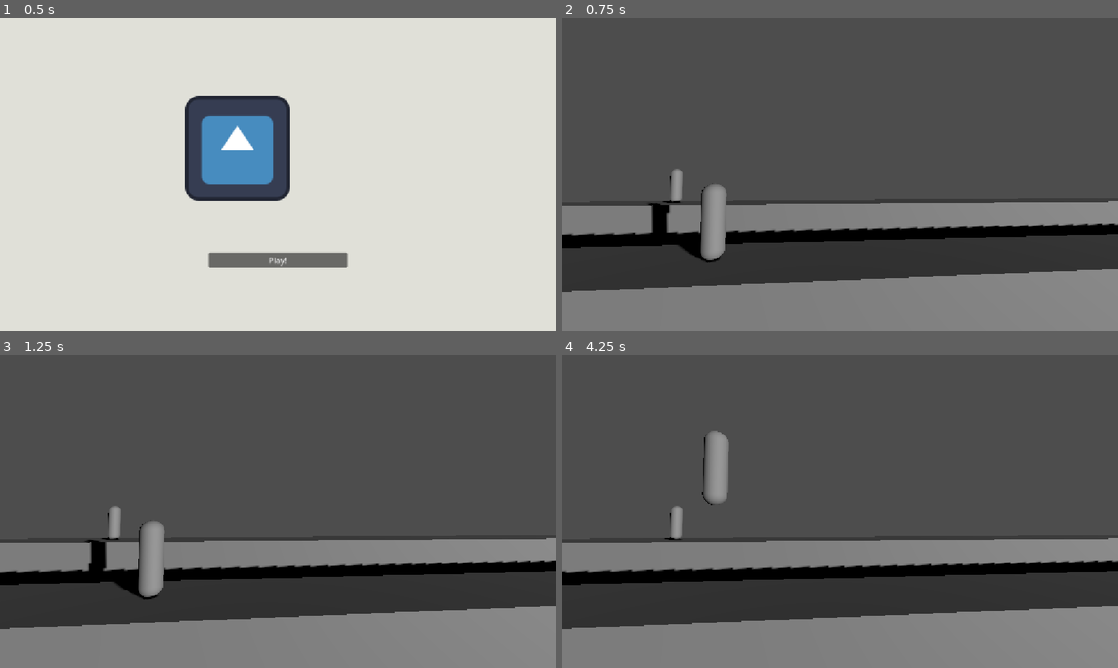
Above: before the commit, frames 1-4 (two rows, left to right).
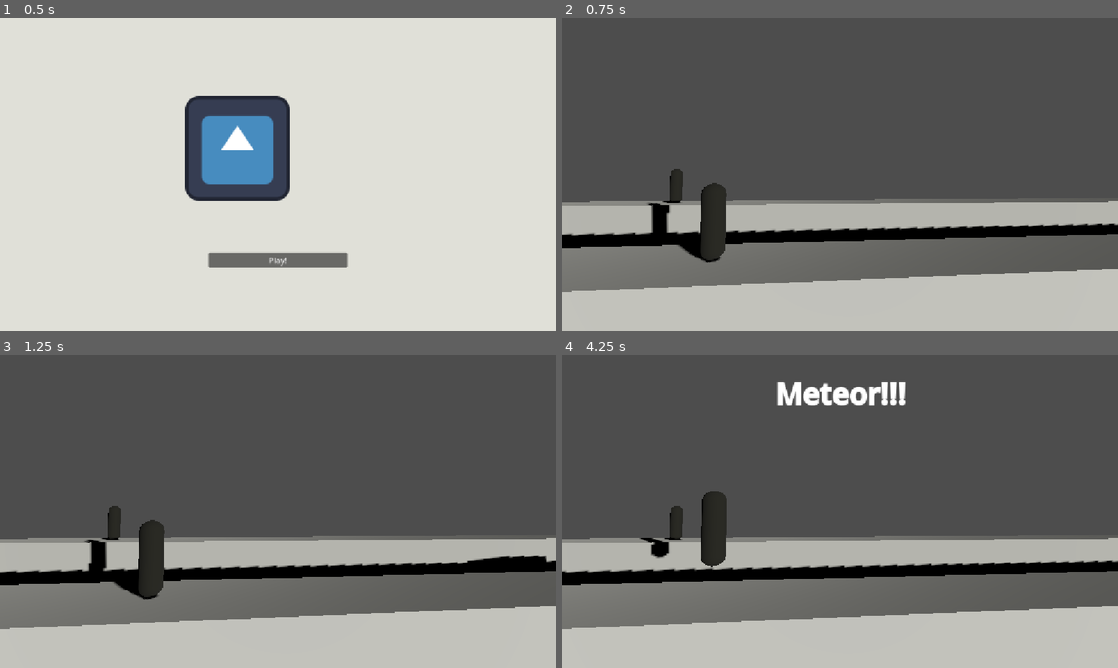
Above: after the commit, the same moments.

Repository: wombatus2137/parallax-run
Game: Godot game, scene res://menu/main_menu.tscn
The game is run twice, just before and just after one commit, with the same random seed, the same clock (stepped at 60 frames per second) and the same inputs. The engine's default icon, where the game draws it, is replaced by a stand-in: a white triangle on a blue panel in a dark square.
Inputs:
- Up to frame 1 (0.5 s): no input
- Up to frame 2 (0.75 s): click "Play!" at 0.5 s
- Up to frame 3 (1.25 s): no input
- Up to frame 4 (4.25 s): tap S (crouch, bound only after the commit) at 1.35, 2.3, 2.85, 3.6 s; tap W (jump) at 1.52, 1.55, 1.82, 2.1, 2.27, 2.57, 3.05, 3.77, 4.07 s

Frame 1 is identical in both runs. In frame 2, 39% of the frame differs, in the area x 0-100%, y 48-100%; in frame 3, 38%; in frame 4, 41%, in the area x 0-100%, y 8-100%.

Commit message:
feat: danger prototype

Diff:
--- a/game/game.tscn
+++ b/game/game.tscn
@@ -1,20 +1,38 @@
 [gd_scene format=3 uid="uid://wryppywlcluc"]
 
 [ext_resource type="PackedScene" uid="uid://m606jfjpfvft" path="res://game/player.tscn" id="1_l1rk1"]
+[ext_resource type="PackedScene" uid="uid://cnm2rjtd8qi5l" path="res://game/pit.tscn" id="2_vasa2"]
+[ext_resource type="PackedScene" uid="uid://bqqp53xhj067o" path="res://game/meteor.tscn" id="4_4fuuu"]
 
 [sub_resource type="BoxShape3D" id="BoxShape3D_mq7fr"]
-size = Vector3(100, 1, 1)
+size = Vector3(3000, 1, 1)
 
 [sub_resource type="BoxMesh" id="BoxMesh_l1rk1"]
-size = Vector3(100, 1, 1)
+size = Vector3(3000, 1, 1)
+
+[sub_resource type="StandardMaterial3D" id="StandardMaterial3D_vasa2"]
+albedo_color = Color(0.8784314, 0.8784314, 0.84705883, 1)
 
 [sub_resource type="BoxShape3D" id="BoxShape3D_vasa2"]
-size = Vector3(100, 1.2, 1)
+size = Vector3(3000, 1.2, 1)
 
 [sub_resource type="BoxMesh" id="BoxMesh_h7iqs"]
-size = Vector3(100, 1.2, 1)
+size = Vector3(3000, 1.2, 1)
+
+[sub_resource type="StandardMaterial3D" id="StandardMaterial3D_h7iqs"]
+albedo_color = Color(0.8156863, 0.8156863, 0.78431374, 1)
 
 [node name="Game" type="Node3D" unique_id=662628560]
+
+[node name="WarningLabel" type="RichTextLabel" parent="." unique_id=187496664]
+anchors_preset = 10
+anchor_right = 1.0
+offset_bottom = 162.0
+grow_horizontal = 2
+theme_override_font_sizes/bold_font_size = 60
+bbcode_enabled = true
+horizontal_alignment = 1
+vertical_alignment = 1
 
 [node name="Camera3D" type="Camera3D" parent="." unique_id=1429334383]
 transform = Transform3D(0.99619484, -0.0038016797, -0.08707279, 0, 0.99904823, -0.04361939, 0.087155744, 0.043453403, 0.9952467, 2, 1.7, 2.5)
@@ -25,30 +43,38 @@
 shadow_enabled = true
 
 [node name="GroundNear" type="StaticBody3D" parent="." unique_id=1805331631]
-transform = Transform3D(1, 0, 0, 0, 1, 0, 0, 0, 1, 0, 0.5, 0.5)
+transform = Transform3D(1, 0, 0, 0, 1, 0, 0, 0, 1, 1450, 0.5, 0.5)
+collision_mask = 0
 
 [node name="CollisionShape3D" type="CollisionShape3D" parent="GroundNear" unique_id=1939765299]
 shape = SubResource("BoxShape3D_mq7fr")
 
 [node name="MeshInstance3D" type="MeshInstance3D" parent="GroundNear" unique_id=2053169635]
 mesh = SubResource("BoxMesh_l1rk1")
+surface_material_override/0 = SubResource("StandardMaterial3D_vasa2")
 
 [node name="GroundFar" type="StaticBody3D" parent="." unique_id=1070500466]
-transform = Transform3D(1, 0, 0, 0, 1, 0, 0, 0, 1, 0, 0.7, -2)
+transform = Transform3D(1, 0, 0, 0, 1, 0, 0, 0, 1, 1450, 0.7, -2)
+collision_mask = 0
 
 [node name="CollisionShape3D" type="CollisionShape3D" parent="GroundFar" unique_id=637088821]
 shape = SubResource("BoxShape3D_vasa2")
 
 [node name="MeshInstance3D" type="MeshInstance3D" parent="GroundFar" unique_id=947092472]
 mesh = SubResource("BoxMesh_h7iqs")
+surface_material_override/0 = SubResource("StandardMaterial3D_h7iqs")
 
 [node name="Player" parent="." unique_id=1984117945 instance=ExtResource("1_l1rk1")]
 transform = Transform3D(1, 0, 0, 0, 1, 0, 0, 0, 1, 1, 1.35, 0.5)
-speed = 6.0
-jump_velocity = 4.5
 
 [node name="Player2" parent="." unique_id=1095472055 instance=ExtResource("1_l1rk1")]
 transform = Transform3D(1, 0, 0, 0, 1, 0, 0, 0, 1, -1, 1.7, -2)
-speed = 6.0
-jump_velocity = 4.5
 jump_input = &"jump_p2"
+crouch_input = &"crouch_p2"
+
+[node name="Pit" parent="." unique_id=1981660112 instance=ExtResource("2_vasa2")]
+transform = Transform3D(1, 0, 0, 0, 1, 0, 0, 0, 1, 13, 1, 0.5)
+
+[node name="Meteor" parent="." unique_id=1907409397 instance=ExtResource("4_4fuuu")]
+transform = Transform3D(1, 0, 0, 0, 1, 0, 0, 0, 1, 33, 9, 0.5)
+is_early = true
--- /dev/null
+++ b/game/meteor.gd
@@ -0,0 +1,37 @@
+extends CharacterBody3D
+
+
+@export var speed := -4.0
+@export var is_early:bool = 0
+@onready var warning_label := get_node("../WarningLabel")
+var is_locked_on_player: bool = 0
+
+
+func _ready() -> void:
+	var player_detector := get_node("Area3D/CollisionShape3D")
+	if is_early:
+		player_detector.shape.size = Vector3(26, 26, 1)
+	else:
+		player_detector.shape.size = Vector3(18, 18, 1)
+
+
+func _physics_process(delta: float) -> void:
+	if is_on_floor():
+		is_locked_on_player = 0
+
+
+	if is_locked_on_player:
+		velocity.x = speed
+		velocity.y = speed - 4.2
+
+	move_and_slide()
+
+
+func _on_area_3d_body_entered(body: Node3D) -> void:
+	if body.is_in_group("players"):
+		warning_label.text = "[b]Meteor!!![/b]"
+		is_locked_on_player = 1
+
+
+func _on_warning_timer_timeout() -> void:
+	warning_label.text = ""
--- /dev/null
+++ b/game/meteor.tscn
@@ -0,0 +1,41 @@
+[gd_scene format=3 uid="uid://bqqp53xhj067o"]
+
+[ext_resource type="Script" uid="uid://ci6kn68obs0r8" path="res://game/meteor.gd" id="1_wc7la"]
+
+[sub_resource type="SphereShape3D" id="SphereShape3D_2d6fx"]
+radius = 0.1
+
+[sub_resource type="StandardMaterial3D" id="StandardMaterial3D_ngg0y"]
+albedo_color = Color(0, 0, 0, 1)
+
+[sub_resource type="SphereMesh" id="SphereMesh_ac13h"]
+radius = 0.1
+height = 0.2
+
+[sub_resource type="BoxShape3D" id="BoxShape3D_wc7la"]
+
+[node name="Meteor" type="CharacterBody3D" unique_id=1907409397 groups=["danger"]]
+collision_layer = 4
+script = ExtResource("1_wc7la")
+
+[node name="CollisionShape3D" type="CollisionShape3D" parent="." unique_id=1227513512]
+shape = SubResource("SphereShape3D_2d6fx")
+
+[node name="MeshInstance3D" type="MeshInstance3D" parent="." unique_id=1793147644]
+material_override = SubResource("StandardMaterial3D_ngg0y")
+mesh = SubResource("SphereMesh_ac13h")
+
+[node name="Area3D" type="Area3D" parent="." unique_id=74279213]
+collision_layer = 4
+collision_mask = 2
+
+[node name="CollisionShape3D" type="CollisionShape3D" parent="Area3D" unique_id=195312492]
+shape = SubResource("BoxShape3D_wc7la")
+
+[node name="VisibleOnScreenNotifier3D" type="VisibleOnScreenNotifier3D" parent="." unique_id=631741573 groups=["danger"]]
+
+[node name="WarningTimer" type="Timer" parent="." unique_id=365806996]
+one_shot = true
+
+[connection signal="body_entered" from="Area3D" to="." method="_on_area_3d_body_entered"]
+[connection signal="timeout" from="WarningTimer" to="." method="_on_warning_timer_timeout"]
--- /dev/null
+++ b/game/pit.tscn
@@ -0,0 +1,23 @@
+[gd_scene format=3 uid="uid://cnm2rjtd8qi5l"]
+
+[sub_resource type="BoxShape3D" id="BoxShape3D_vhgle"]
+size = Vector3(1, 0.2, 1)
+
+[sub_resource type="BoxMesh" id="BoxMesh_mo0l2"]
+size = Vector3(1.2, 0.2, 1.2)
+
+[sub_resource type="StandardMaterial3D" id="StandardMaterial3D_vhgle"]
+albedo_color = Color(0, 0, 0, 1)
+
+[node name="Pit" type="CharacterBody3D" unique_id=1981660112 groups=["danger"]]
+collision_layer = 4
+collision_mask = 0
+
+[node name="CollisionShape3D" type="CollisionShape3D" parent="." unique_id=1451670830]
+shape = SubResource("BoxShape3D_vhgle")
+
+[node name="MeshInstance3D" type="MeshInstance3D" parent="." unique_id=1787254480]
+mesh = SubResource("BoxMesh_mo0l2")
+surface_material_override/0 = SubResource("StandardMaterial3D_vhgle")
+
+[node name="VisibleOnScreenNotifier3D" type="VisibleOnScreenNotifier3D" parent="." unique_id=1443660348]
--- a/game/player.gd
+++ b/game/player.gd
@@ -1,9 +1,14 @@
 extends CharacterBody3D
 
 
-@export var speed: float
-@export var jump_velocity: float
+@export var speed := 6.0
+@export var jump_velocity := 5.0
 @export var jump_input: StringName = "jump"
+@export var crouch_input: StringName = "crouch"
+@onready var mob_collision_shape := get_node("Area3D/CollisionShape3D")
+@onready var switch_timer := get_node("SwitchTimer")
+@onready var warning_label := get_node("../WarningLabel")
+signal game_over
 
 
 func _physics_process(delta: float) -> void:
@@ -15,19 +20,38 @@
 	if Input.is_action_just_pressed(jump_input) and is_on_floor():
 		velocity.y = jump_velocity
 
-	# Get the input direction and handle the movement/deceleration.
-	const MOVE_FOREWARD := Vector2(1,0)
-	var direction := (transform.basis * Vector3(1, 0, 0)).normalized()
-	if direction:
-		velocity.x = direction.x * speed
-		velocity.z = direction.z * speed
-	else:
-		velocity.x = move_toward(velocity.x, 0, speed)
-		velocity.z = move_toward(velocity.z, 0, speed)
+	if Input.is_action_just_pressed(crouch_input) and is_on_floor():
+		mob_collision_shape.shape.height = 0.3
+		mob_collision_shape.position.y = -0.15
 
-	#Camera moves only by first player
+	if Input.is_action_just_released(crouch_input) and is_on_floor():
+		mob_collision_shape.shape.height = 0.7
+		mob_collision_shape.position.y = 0
+
+	velocity.x = speed
+	velocity.z = 0
+
 	if name == "Player":
+		#Camera moves only by first player
 		var camera := get_node("../Camera3D")
 		camera.position.x += speed * delta
 
 	move_and_slide()
+
+
+func _on_area_3d_body_entered(body: Node3D) -> void:
+	if body.is_in_group("danger"):
+		print("ded")
+		game_over.emit()
+	elif body.is_in_group("player_switchers"):
+		warning_label.text = "[b]PLAYER SWITCH!!![/b]"
+		switch_timer.start()
+
+
+func _on_switch_timer_timeout() -> void:
+	if name == "Player":
+		var seccond_player := get_node("../Player2")
+		var old_position = position
+		position = seccond_player.position
+		seccond_player.position = old_position
+		warning_label.text = ""
--- a/game/player.tscn
+++ b/game/player.tscn
@@ -10,7 +10,15 @@
 radius = 0.1
 height = 0.7
 
-[node name="Player" type="CharacterBody3D" unique_id=1984117945]
+[sub_resource type="StandardMaterial3D" id="StandardMaterial3D_dadds"]
+albedo_color = Color(0.1254902, 0.1254902, 0.09411765, 1)
+
+[sub_resource type="CapsuleShape3D" id="CapsuleShape3D_w5y0b"]
+radius = 0.05
+height = 0.7
+
+[node name="Player" type="CharacterBody3D" unique_id=1984117945 groups=["players"]]
+collision_layer = 2
 script = ExtResource("1_dadds")
 
 [node name="CollisionShape3D" type="CollisionShape3D" parent="." unique_id=1846886786]
@@ -18,3 +26,17 @@
 
 [node name="MeshInstance3D" type="MeshInstance3D" parent="." unique_id=1592217719]
 mesh = SubResource("CapsuleMesh_du4nq")
+surface_material_override/0 = SubResource("StandardMaterial3D_dadds")
+
+[node name="Area3D" type="Area3D" parent="." unique_id=14429164]
+collision_layer = 2
+collision_mask = 4
+
+[node name="CollisionShape3D" type="CollisionShape3D" parent="Area3D" unique_id=1939671665]
+shape = SubResource("CapsuleShape3D_w5y0b")
+
+[node name="SwitchTimer" type="Timer" parent="." unique_id=508964292]
+one_shot = true
+
+[connection signal="body_entered" from="Area3D" to="." method="_on_area_3d_body_entered"]
+[connection signal="timeout" from="SwitchTimer" to="." method="_on_switch_timer_timeout"]
--- /dev/null
+++ b/game/player_switcher.tscn
@@ -0,0 +1,20 @@
+[gd_scene format=3 uid="uid://depkl3tj0n5xl"]
+
+[sub_resource type="BoxShape3D" id="BoxShape3D_ghixo"]
+
+[sub_resource type="CapsuleMesh" id="CapsuleMesh_ghixo"]
+radius = 0.2
+height = 1.0
+
+[node name="PlayerSwitcher" type="CharacterBody3D" unique_id=1035937243 groups=["player_switchers"]]
+collision_layer = 4
+collision_mask = 0
+
+[node name="CollisionShape3D" type="CollisionShape3D" parent="." unique_id=1908267653]
+shape = SubResource("BoxShape3D_ghixo")
+
+[node name="MeshInstance3D" type="MeshInstance3D" parent="." unique_id=1174599529]
+transform = Transform3D(1, 0, 0, 0, 1, 0, 0, 0, 1, 0, -0.9, 0)
+mesh = SubResource("CapsuleMesh_ghixo")
+
+[node name="VisibleOnScreenNotifier3D" type="VisibleOnScreenNotifier3D" parent="." unique_id=1166916824]
--- a/project.godot
+++ b/project.godot
@@ -35,16 +35,33 @@
 jump_p2={
 "deadzone": 0.2,
 "events": [Object(InputEventKey,"resource_local_to_scene":false,"resource_name":"","device":-1,"window_id":0,"alt_press …(195 unchanged characters)…
-, Object(InputEventKey,"resource_local_to_scene":false,"resource_name":"","device":-1,"window_id":0,"alt_pressed":false,"shift_pressed":false,"ctrl_pressed":false,"meta_pressed":false,"pressed":false,"keycode":0,"physical_keycode":4194438,"key_label":0,"unicode":48,"location":0,"echo":false,"script":null)
 , Object(InputEventJoypadButton,"resource_local_to_scene":false,"resource_name":"","device":-1,"button_index":0,"pressure":0.0,"pressed":true,"script":null)
 , Object(InputEventJoypadMotion,"resource_local_to_scene":false,"resource_name":"","device":-1,"axis":1,"axis_value":-1.0,"script":null)
 ]
 }
+crouch={
+"deadzone": 0.2,
+"events": [Object(InputEventKey,"resource_local_to_scene":false,"resource_name":"","device":-1,"window_id":0,"alt_pressed":false,"shift_pressed":false,"ctrl_pressed":false,"meta_pressed":false,"pressed":false,"keycode":0,"physical_keycode":83,"key_label":0,"unicode":115,"location":0,"echo":false,"script":null)
+, Object(InputEventKey,"resource_local_to_scene":false,"resource_name":"","device":-1,"window_id":0,"alt_pressed":false,"shift_pressed":false,"ctrl_pressed":false,"meta_pressed":false,"pressed":false,"keycode":0,"physical_keycode":4194326,"key_label":0,"unicode":0,"location":0,"echo":false,"script":null)
+]
+}
+crouch_p2={
+"deadzone": 0.2,
+"events": [Object(InputEventKey,"resource_local_to_scene":false,"resource_name":"","device":-1,"window_id":0,"alt_pressed":false,"shift_pressed":false,"ctrl_pressed":false,"meta_pressed":false,"pressed":false,"keycode":0,"physical_keycode":4194322,"key_label":0,"unicode":0,"location":0,"echo":false,"script":null)
+, Object(InputEventJoypadMotion,"resource_local_to_scene":false,"resource_name":"","device":-1,"axis":1,"axis_value":1.0,"script":null)
+]
+}
+
+[layer_names]
+
+3d_physics/layer_1="world"
+3d_physics/layer_2="player"
+3d_physics/layer_3="danger"
 
 [physics]
 
 3d/physics_engine="Jolt Physics"
-3d/default_gravity=12.0
+3d/default_gravity_vector=Vector3(0, -2, 0)
 
 [rendering]
 
Not shown, added: export_presets.cfg
Not shown, added: game/meteor.gd.uid
